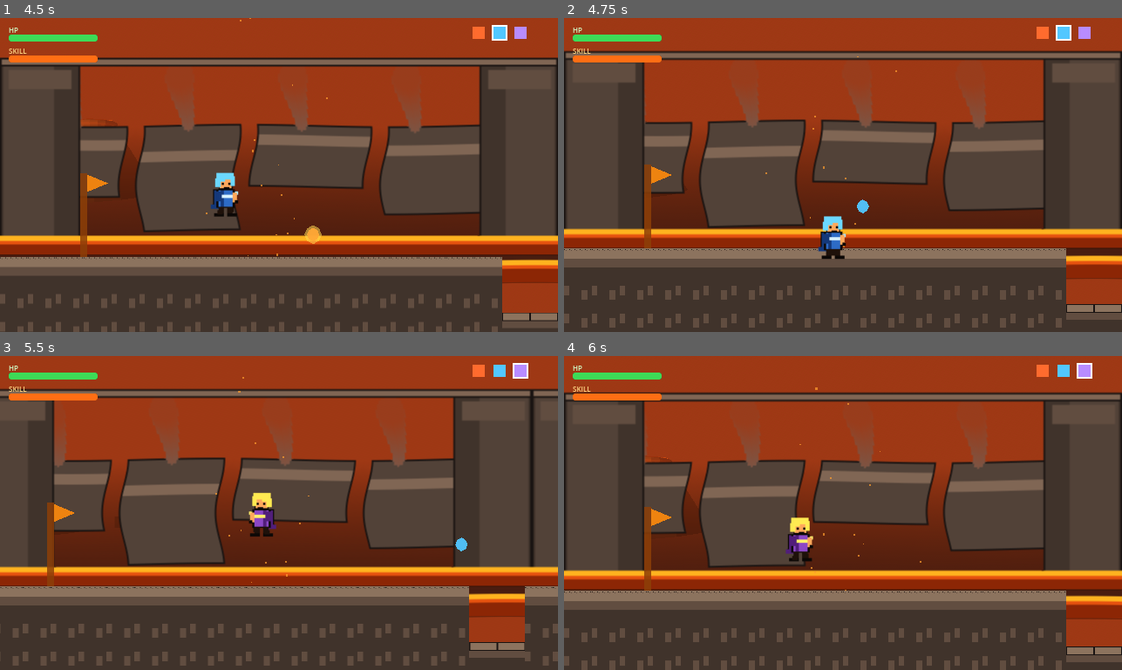
Above: before the commit, frames 1-4 (two rows, left to right).
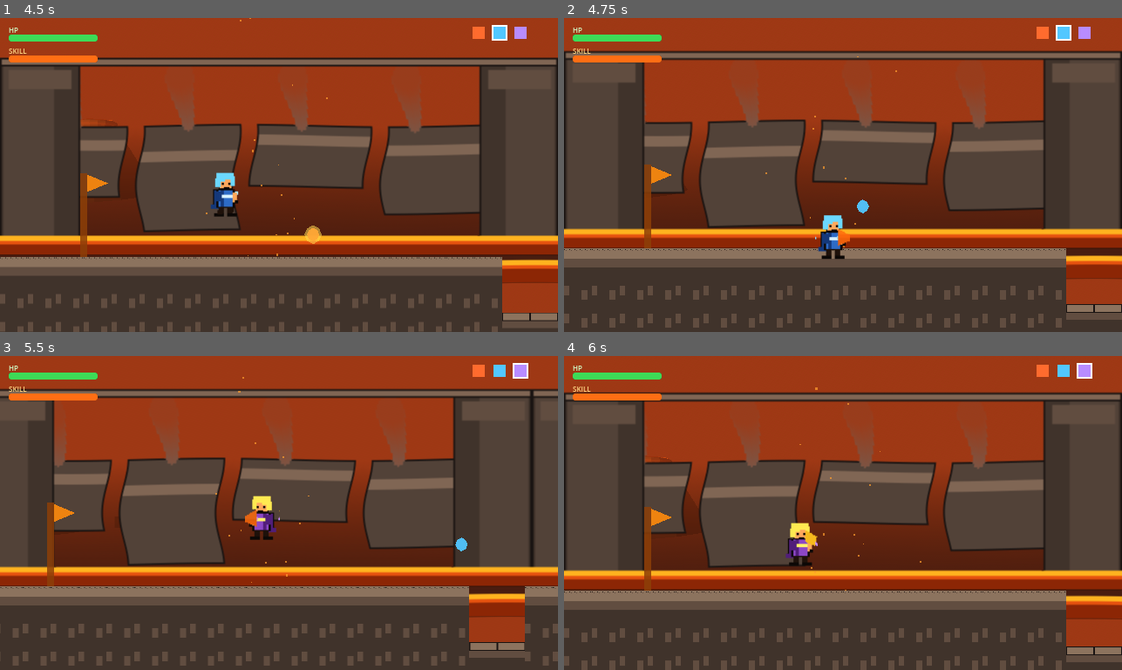
Above: after the commit, the same moments.

Repository: yogeshprasad098/echoes-of-teyvat
Game: Godot game, scene res://scenes/main.tscn
Same seed, same stepped clock (60 frames per second), same inputs: the game is played once before the commit and once after it.
Inputs:
- Up to frame 1 (4.5 s): click "Start Game" at 0.5 s; tap Enter (ui_accept) at 1.25 s; hold D (move_right) 1.28-2.78 s; tap Z (attack) at 1.35, 2.1, 3.05, 3.8 s; tap Space (jump) at 1.52, 2.27, 3.77 s; hold A (move_left) 2.78-3.53 s; tap Shift (dodge) at 2.85 s; hold D (move_right) from 3.53 s (still down); tap 1 (switch_1) at 3.6 s; hold 2 (switch_2) from 4.28 s (still down)
- Up to frame 2 (4.75 s): keep holding D (move_right); keep holding 2 (switch_2); tap Space (jump) at 4.52 s; tap Z (attack) at 4.55 s
- Up to frame 3 (5.5 s): tap X (skill) at 4.9 s; release D (move_right) at 5.03 s; release 2 (switch_2) at 5.03 s; hold A (move_left) from 5.03 s (still down); tap 3 (switch_3) at 5.1 s; tap Space (jump) at 5.27 s; tap Z (attack) at 5.3 s
- Up to frame 4 (6 s): release A (move_left) at 5.78 s; hold D (move_right) from 5.78 s (still down); tap Z (attack) at 5.85 s

Frame 1 is identical in both runs. In frame 2, 0.2% of the frame differs, in the area x 45-52%, y 62-76%; in frame 3, 0.4%; in frame 4, 0.5%, in the area x 39-46%, y 51-67%.

Commit message:
fix(characters): play attack_1 animation matching kira sprite frames

Diff:
--- a/scripts/characters/marina.gd
+++ b/scripts/characters/marina.gd
@@ -41,7 +41,7 @@
 	_update_idle_run_anim()
 
 func _update_idle_run_anim() -> void:
-	if sprite == null or sprite.animation in [&"attack", &"skill", &"hurt", &"death"]:
+	if sprite == null or sprite.animation in [&"attack_1", &"attack_2", &"attack_3", &"skill", &"hurt", &"death"]:
 		return
 	var moving: bool = absf(velocity.x) > 1.0
 	var anim: StringName = &"run" if moving and is_on_floor() else &"idle"
@@ -52,7 +52,7 @@
 
 func _fire_water_orb() -> void:
 	_attack_cd = ATTACK_COOLDOWN_SEC
-	_play_anim(&"attack")
+	_play_anim(&"attack_1")
 	var orb: WaterOrb = WATER_ORB_SCENE.instantiate() as WaterOrb
 	orb.global_position = global_position + Vector2(facing_direction * 18.0, -4.0)
 	orb.set_direction(facing_direction)
--- a/scripts/characters/ryne.gd
+++ b/scripts/characters/ryne.gd
@@ -51,7 +51,7 @@
 	_update_idle_run_anim()
 
 func _update_idle_run_anim() -> void:
-	if sprite == null or sprite.animation in [&"attack", &"skill", &"hurt", &"death"]:
+	if sprite == null or sprite.animation in [&"attack_1", &"attack_2", &"attack_3", &"skill", &"hurt", &"death"]:
 		return
 	var moving: bool = absf(velocity.x) > 1.0
 	var anim: StringName = &"run" if moving and is_on_floor() else &"idle"
@@ -66,7 +66,7 @@
 	hitbox_shape.disabled = false
 	attack_timer.start(ATTACK_STEP_COOLDOWN)
 	combo_timer.start(COMBO_RESET_SEC)
-	_play_anim(&"attack")
+	_play_anim(&"attack_1")
 	for body in hitbox.get_overlapping_bodies():
 		_damage(body)
 
